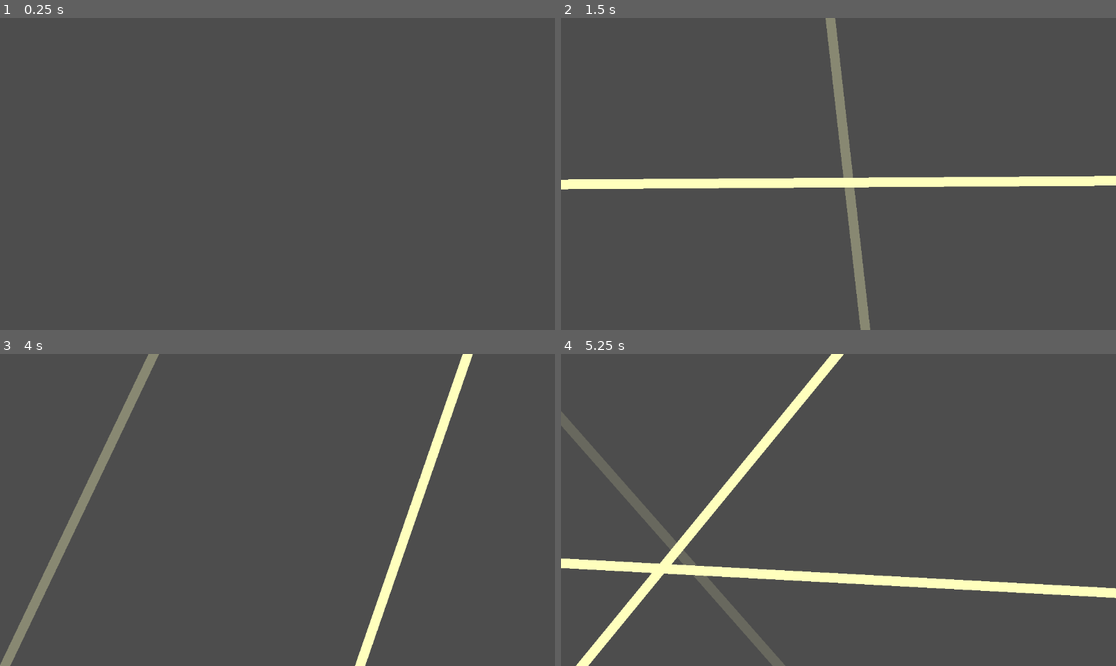
Above: before the commit, frames 1-4 (two rows, left to right).
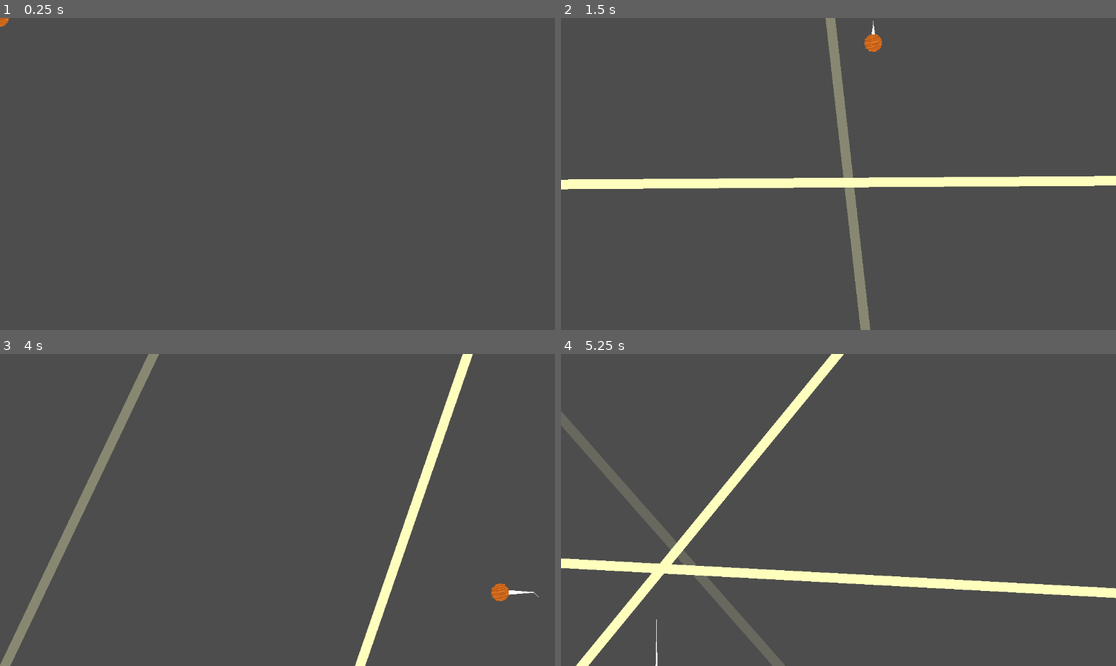
Above: after the commit, the same moments.

Repository: xelphyr/dance-for-the-gods
Game: Godot game, scene res://src/game.tscn
Same seed, same stepped clock (60 frames per second), same inputs: the game is played once before the commit and once after it.
Inputs (mouse positions are in pixels of both pictures, inside the frame that each line leads up to):
- Up to frame 1 (0.25 s): no input
- Up to frame 2 (1.5 s): tap Enter at 0.5 s; move the mouse to (960, 158) at 0.52 s; hold D (right, bound only after the commit) 0.53-1.28 s; tap Space (dash, bound only after the commit) at 0.6 s; click (960, 158) at 0.67 s; tap W (front, bound only after the commit) at 0.8, 1.35 s; move the mouse to (727, 189) at 1.27 s; hold S (back, bound only after the commit) from 1.28 s (still down)
- Up to frame 3 (4 s): tap Space (dash, bound only after the commit) at 1.55, 2.1, 3.05 s; move the mouse to (333, 441) at 2.02 s; release S (back, bound only after the commit) at 2.03 s; hold D (right, bound only after the commit) 2.03-2.78 s; tap W (front, bound only after the commit) at 2.3, 2.85, 3.8 s; move the mouse to (249, 572) at 2.77 s; hold Up 2.78-3.53 s; click (249, 572) at 2.92 s; move the mouse to (444, 556) at 3.52 s; hold A (left, bound only after the commit) from 3.53 s (still down); tap Alt at 3.6 s
- Up to frame 4 (5.25 s): move the mouse to (672, 463) at 4.27 s; tap Shift at 4.35 s; tap Space (dash, bound only after the commit) at 4.55, 5.1 s; move the mouse to (866, 510) at 5.02 s; release A (left, bound only after the commit) at 5.03 s; hold S (back, bound only after the commit) from 5.03 s (still down); click (866, 510) at 5.17 s

The runs differ from the first frame. In frame 1, less than 0.1% of the frame differs, in the area x 0-2%, y 0-3%; in frame 2, 0.2%; in frame 3, 0.2%, in the area x 88-98%, y 73-80%; in frame 4, less than 0.1%.

Commit message:
added a player, player movement, and a rudimentary trail

Diff:
--- a/project.godot
+++ b/project.godot
@@ -19,6 +19,38 @@
 
 enabled=PackedStringArray("res://addons/godot_super-wakatime/plugin.cfg")
 
+[global_group]
+
+Player=""
+
+[input]
+
+front={
+"deadzone": 0.2,
+"events": [Object(InputEventKey,"resource_local_to_scene":false,"resource_name":"","device":-1,"window_id":0,"alt_pressed":false,"shift_pressed":false,"ctrl_pressed":false,"meta_pressed":false,"pressed":false,"keycode":0,"physical_keycode":87,"key_label":0,"unicode":119,"location":0,"echo":false,"script":null)
+]
+}
+back={
+"deadzone": 0.2,
+"events": [Object(InputEventKey,"resource_local_to_scene":false,"resource_name":"","device":-1,"window_id":0,"alt_pressed":false,"shift_pressed":false,"ctrl_pressed":false,"meta_pressed":false,"pressed":false,"keycode":0,"physical_keycode":83,"key_label":0,"unicode":115,"location":0,"echo":false,"script":null)
+]
+}
+left={
+"deadzone": 0.2,
+"events": [Object(InputEventKey,"resource_local_to_scene":false,"resource_name":"","device":-1,"window_id":0,"alt_pressed":false,"shift_pressed":false,"ctrl_pressed":false,"meta_pressed":false,"pressed":false,"keycode":0,"physical_keycode":65,"key_label":0,"unicode":97,"location":0,"echo":false,"script":null)
+]
+}
+right={
+"deadzone": 0.2,
+"events": [Object(InputEventKey,"resource_local_to_scene":false,"resource_name":"","device":-1,"window_id":0,"alt_pressed":false,"shift_pressed":false,"ctrl_pressed":false,"meta_pressed":false,"pressed":false,"keycode":0,"physical_keycode":68,"key_label":0,"unicode":100,"location":0,"echo":false,"script":null)
+]
+}
+dash={
+"deadzone": 0.2,
+"events": [Object(InputEventKey,"resource_local_to_scene":false,"resource_name":"","device":-1,"window_id":0,"alt_pressed":false,"shift_pressed":false,"ctrl_pressed":false,"meta_pressed":false,"pressed":false,"keycode":0,"physical_keycode":32,"key_label":0,"unicode":32,"location":0,"echo":false,"script":null)
+]
+}
+
 [physics]
 
 3d/physics_engine="Jolt Physics"
--- a/src/curses/ray/ray_beam.gd
+++ b/src/curses/ray/ray_beam.gd
@@ -1,4 +1,4 @@
-extends StaticBody2D
+extends Area2D
 
 @onready var collide : CollisionShape2D = $Collision
 @onready var sprite : Sprite2D = $Sprite
@@ -31,3 +31,8 @@
 	collide.disabled = false
 	await get_tree().create_timer(duration).timeout
 	queue_free()
+
+
+func _on_body_entered(body: Node2D) -> void:
+	if body.is_in_group("Player"):
+		print("ow")
--- a/src/curses/ray/ray_beam.tscn
+++ b/src/curses/ray/ray_beam.tscn
@@ -6,7 +6,7 @@
 [sub_resource type="RectangleShape2D" id="RectangleShape2D_ytqg7"]
 size = Vector2(4000, 20)
 
-[node name="RayBeam" type="StaticBody2D" unique_id=532932919]
+[node name="RayBeam" type="Area2D" unique_id=1749529100]
 script = ExtResource("1_fkkt6")
 
 [node name="Collision" type="CollisionShape2D" parent="." unique_id=2047106440]
@@ -21,4 +21,5 @@
 [node name="DelayTimer" type="Timer" parent="." unique_id=125532087]
 one_shot = true
 
+[connection signal="body_entered" from="." to="." method="_on_body_entered"]
 [connection signal="timeout" from="DelayTimer" to="." method="_on_delay_timeout"]
--- a/src/game.tscn
+++ b/src/game.tscn
@@ -1,7 +1,21 @@
 [gd_scene format=3 uid="uid://chr4u7i1pf571"]
 
 [ext_resource type="PackedScene" uid="uid://cfhrod6ygqols" path="res://src/curses/ray/ray.tscn" id="1_7uq6d"]
+[ext_resource type="PackedScene" uid="uid://cq8yj275gs153" path="res://src/player.tscn" id="2_3msxb"]
+[ext_resource type="PackedScene" uid="uid://bk2pnvtslcg8l" path="res://src/trail.tscn" id="3_xq6wo"]
+
+[sub_resource type="Curve" id="Curve_xq6wo"]
+_data = [Vector2(0, 0), 0.0, 0.0, 0, 0, Vector2(1, 1), 0.0, 0.0, 0, 0]
+point_count = 2
 
 [node name="Node2D" type="Node2D" unique_id=164512882]
 
 [node name="Ray" parent="." unique_id=535035794 instance=ExtResource("1_7uq6d")]
+
+[node name="Trail" parent="." unique_id=1446834403 node_paths=PackedStringArray("follow") instance=ExtResource("3_xq6wo")]
+width_curve = SubResource("Curve_xq6wo")
+follow = NodePath("../Player")
+seconds_per_point = 0.01
+enabled = true
+
+[node name="Player" parent="." unique_id=1905215925 instance=ExtResource("2_3msxb")]
--- /dev/null
+++ b/src/player.gd
@@ -0,0 +1,21 @@
+extends CharacterBody2D
+
+
+@export var speed = 500.0
+@export var dash_factor = 6
+
+func _physics_process(delta: float) -> void:
+	var movement_dir = Input.get_vector("left", "right", "front", "back")
+
+	if movement_dir != Vector2.ZERO:
+		if Input.is_action_just_pressed("dash"):
+			velocity = movement_dir * speed * dash_factor
+		velocity = max(velocity.move_toward(Vector2.ZERO, speed).length(),  speed)*movement_dir
+		if velocity > speed*movement_dir:
+			collision_layer = 0
+		else:
+			collision_layer = 1
+	else:
+		velocity = Vector2.ZERO
+
+	move_and_slide()
--- a/src/player.tscn
+++ b/src/player.tscn
@@ -1,3 +1,21 @@
 [gd_scene format=3 uid="uid://cq8yj275gs153"]
 
-[node name="Player" type="CharacterBody2D" unique_id=1905215925]
+[ext_resource type="Script" uid="uid://c5wmh07vi11wu" path="res://src/player.gd" id="1_gmfve"]
+[ext_resource type="Texture2D" uid="uid://k1j4xn4i7sh" path="res://assets/fireball.png" id="1_lowyb"]
+
+[sub_resource type="CircleShape2D" id="CircleShape2D_gmfve"]
+radius = 19.104973
+
+[node name="Player" type="CharacterBody2D" unique_id=1905215925 groups=["Player"]]
+motion_mode = 1
+script = ExtResource("1_gmfve")
+speed = 600.0
+dash_factor = 8
+
+[node name="CollisionShape" type="CollisionShape2D" parent="." unique_id=293154831]
+shape = SubResource("CircleShape2D_gmfve")
+
+[node name="Sprite" type="Sprite2D" parent="." unique_id=119039635]
+position = Vector2(-9.536743e-07, 9.536743e-07)
+scale = Vector2(1.125, 1.125)
+texture = ExtResource("1_lowyb")
--- /dev/null
+++ b/src/trail.gd
@@ -0,0 +1,38 @@
+extends Line2D
+
+
+@export var follow : Node2D
+
+@export var seconds_per_point : float = 0.2
+@export var max_points : int = 10
+
+var timer_on : bool
+@onready var countdown : float = seconds_per_point
+
+@export var enabled : bool:
+	set(val):
+		enabled = val
+		if !is_node_ready() : await ready
+		if val:
+			_enable()
+		else:
+			_disable()
+
+func _process(delta: float) -> void:
+	if timer_on:
+		countdown -= delta
+		if countdown < delta:
+			countdown += seconds_per_point
+			_point_logic()
+
+func _enable():
+	timer_on = true
+
+func _disable():
+	timer_on = false
+	clear_points()
+
+func _point_logic() -> void:
+	add_point(follow.global_position)
+	if points.size() > max_points:
+		remove_point(0)
--- /dev/null
+++ b/src/trail.tscn
@@ -0,0 +1,10 @@
+[gd_scene format=3 uid="uid://bk2pnvtslcg8l"]
+
+[ext_resource type="Script" uid="uid://brnblqk7ql8ua" path="res://src/trail.gd" id="1_bgbah"]
+
+[node name="Trail" type="Line2D" unique_id=1446834403]
+script = ExtResource("1_bgbah")
+
+[node name="Timer" type="Timer" parent="." unique_id=795834711]
+
+[connection signal="timeout" from="Timer" to="." method="_on_timer_timeout"]
Binary file added: assets/fireball.png
Not shown, added: assets/fireball.png.import
Not shown, added: src/player.gd.uid
Not shown, added: src/trail.gd.uid
